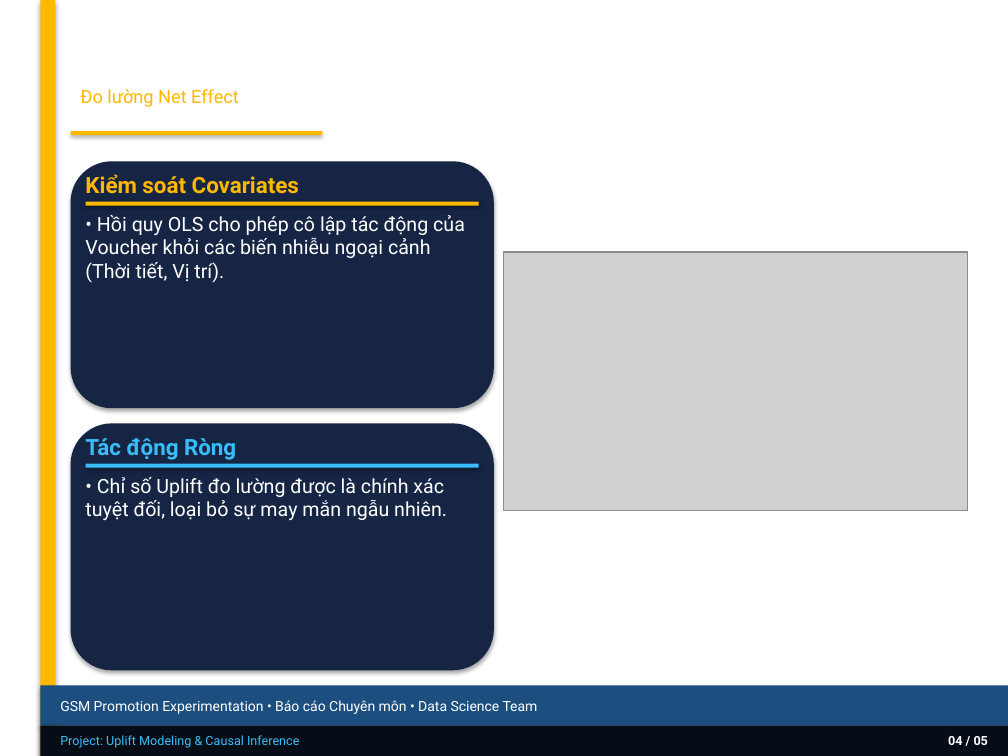
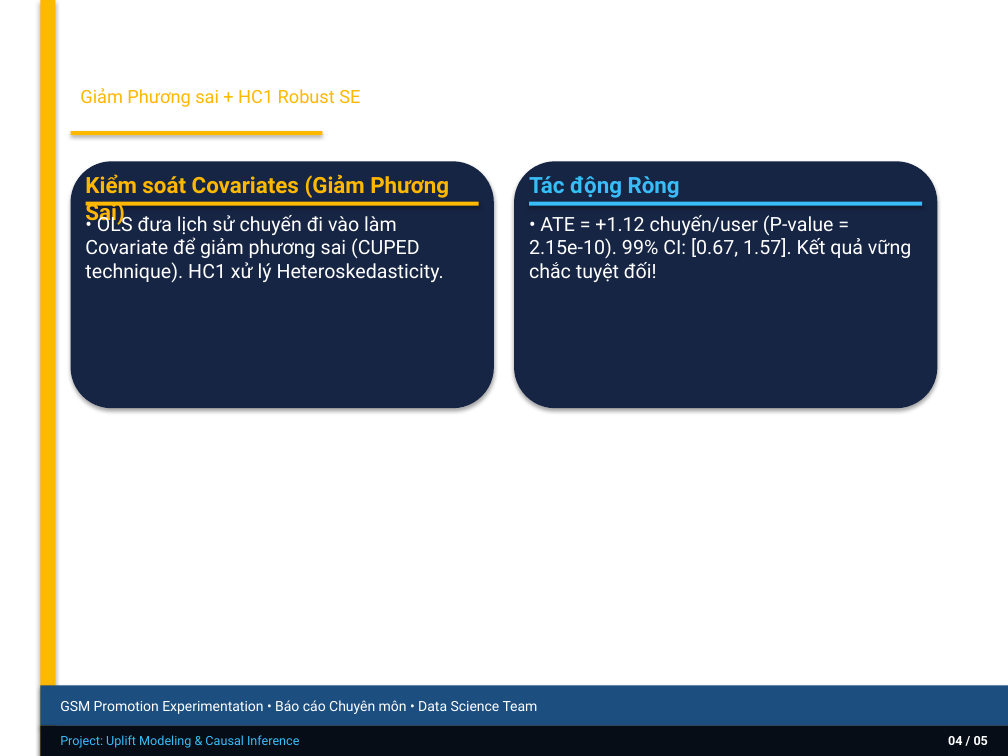
Before and after one commit to thaibuivan/GSM-promotion-experimentation, a slide deck: slide 8 of docs/Week4_AA_AB_Testing_Summary.pptx. Drawn at 1008x756 pixels with LibreOffice and Linux fonts; fonts in the diff are those of the drawing; grey boxes stand for pictures. Boxes give left, top, right and bottom in pixels: in the first picture for what was removed or moved away, otherwise in the second. Text is boxed around its words. In the diff, an @@ line names an element or a change of style, - is before the commit and + after.

```diff
--- a/docs/Week4_AA_AB_Testing_Summary.pptx
+++ b/docs/Week4_AA_AB_Testing_Summary.pptx
@@ text at (80,88,360,107): text changed @@
-Đo lường Net Effect
+Giảm Phương sai + HC1 Robust SE
@@ text at (85,174,449,226): text changed @@
-Kiểm soát Covariates
+Kiểm soát Covariates (Giảm Phương Sai)
@@ 1 text, 1 rounded rectangle, 1 rectangle: place and size @@
-1 text, 1 rounded rectangle, 1 rectangle at (71,423,494,670)
+1 text, 1 rounded rectangle, 1 rectangle at (514,161,937,408)
@@ text at (85,213,444,282): text changed @@
-• Hồi quy OLS cho phép cô lập tác động của Voucher khỏi các biến nhiễu ngoại cảnh (Thời tiết, Vị trí).
+• OLS đưa lịch sử chuyến đi vào làm Covariate để giảm phương sai (CUPED technique). HC1 xử lý Heteroskedasticity.
@@ text at (529,215,912,282): text changed @@
-• Chỉ số Uplift đo lường được là chính xác tuyệt đối, loại bỏ sự may mắn ngẫu nhiên.
+• ATE = +1.12 chuyến/user (P-value = 2.15e-10). 99% CI: [0.67, 1.57]. Kết quả vững chắc tuyệt đối!
@@ picture removed at (504,252,968,510) @@
```
Also in this commit, not shown: 4 other slides changed, 13 other files.
